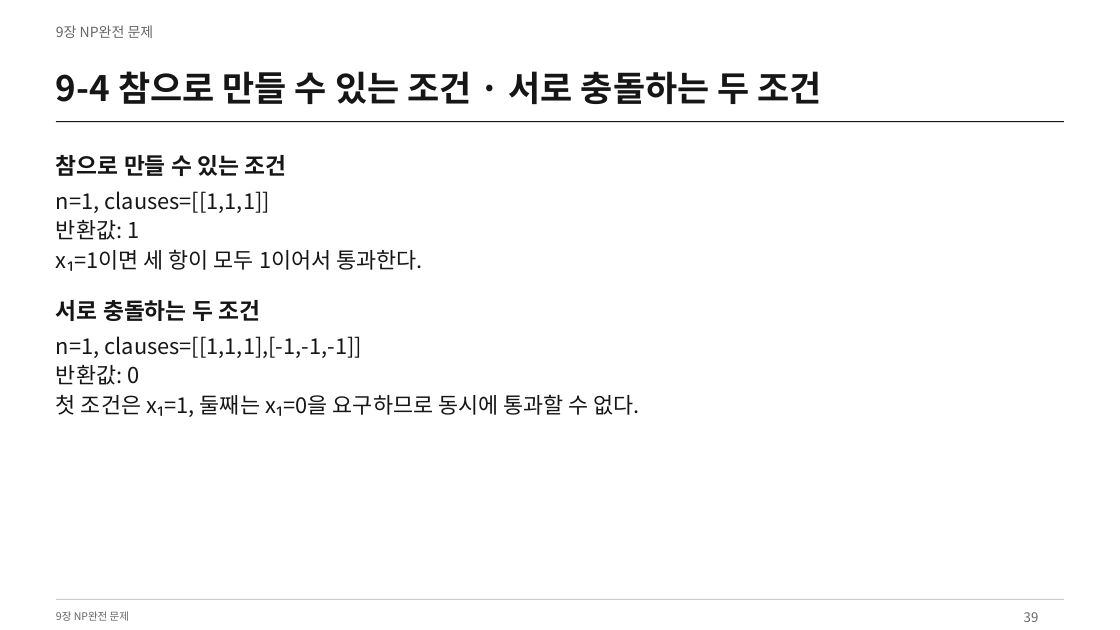
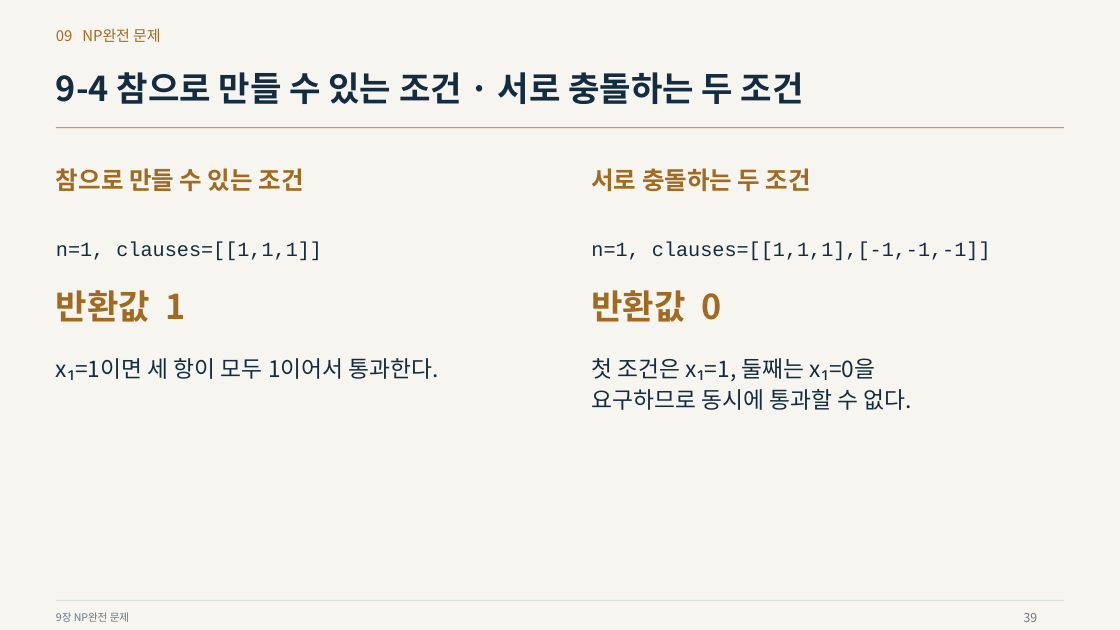
Before and after one commit to Sangdon-Park/Sangdon-Park.github.io, a slide deck: slide 39 of data/알고리즘/9장_NP완전_문제.pptx. Drawn at 1120x630 pixels with LibreOffice and Linux fonts; fonts in the diff are those of the drawing. Boxes give left, top, right and bottom in pixels: in the first picture for what was removed or moved away, otherwise in the second. Text is boxed around its words. In the diff, an @@ line names an element or a change of style, - is before the commit and + after.

Commit message:
style: redesign final lectures with visual examples and code emphasis

```diff
--- a/data/알고리즘/9장_NP완전_문제.pptx
+++ b/data/알고리즘/9장_NP완전_문제.pptx
@@ background #FFFFFF to #F7F5F0 @@
@@ text at [56,28,160,42]: text changed; size 12 to 12.8 pt; text colour #666666 to #A16A20 @@
-9장 NP완전 문제
+09 NP완전 문제
@@ text "9-4 참으로 만들 수 있는 ..." at [56,72,804,104]: size 30 to 29.2 pt, text colour #161616 to #142C40 @@
@@ line moved from (56, 122) - (1065, 122) to (56, 128) - (1065, 128) @@
@@ line (56, 128) - (1065, 128): stroke #161616 0.75 pt to #A16A20 0.75 pt @@
@@ text "참으로 만들 수 있는 조건": place and size @@
-text "참으로 만들 수 있는 조건" at [56,155,286,176]
+text "참으로 만들 수 있는 조건" at [56,168,303,191]
@@ text "참으로 만들 수 있는 조건" at [56,168,303,191]: size 19.5 to 21 pt, text colour #161616 to #A16A20 @@
@@ text "서로 충돌하는 두 조건" at [591,168,811,192]: size 19.5 to 21 pt, text colour #161616 to #A16A20 @@
@@ text "서로 충돌하는 두 조건": place and size @@
-text "서로 충돌하는 두 조건" at [56,300,260,321]
+text "서로 충돌하는 두 조건" at [591,168,811,192]
@@ text at [56,220,422,270]: paragraphs removed @@
-반환값: 1
-x₁=1이면 세 항이 모두 1이어서 통과한다.
@@ text "n=1, clauses=[[1,1,1]]": place and size @@
-text "n=1, clauses=[[1,1,1]]" at [56,191,422,270]
+text "n=1, clauses=[[1,1,1]]" at [56,242,322,261]
@@ text "n=1, clauses=[[1,1,1]]" at [56,242,322,261]: size 18.8 to 17.2 pt, font Noto Sans CJK KR to Courier New, text colour #161616 to #142C40 @@
@@ text added at [591,242,991,261], 17.2 pt, text #142C40 @@
+n=1, clauses=[[1,1,1],[-1,-1,-1]]
@@ text added at [56,290,186,322], 29.2 pt, text #A16A20, bold @@
+반환값 1
@@ text added at [591,290,721,322], 29.2 pt, text #A16A20, bold @@
+반환값 0
@@ text added at [148,358,439,379], 19.5 pt, text #142C40 @@
+x₁=1이면 세 항이 모두 1이어서 통과한다.
@@ text at [591,358,913,410]: text changed; size 18.8 to 19.5 pt; text colour #161616 to #142C40 @@
-n=1, clauses=[[1,1,1],[-1,-1,-1]]
-반환값: 0
-첫 조건은 x₁=1, 둘째는 x₁=0을 요구하므로 동시에 통과할 수 없다.
+첫 조건은 x₁=1, 둘째는 x₁=0을
+요구하므로 동시에 통과할 수 없다.
@@ text "9장 NP완전 문제" at [56,612,129,622]: text colour #666666 to #697983 @@
@@ line (56, 601) - (1065, 601): stroke #CDCDCD 0.75 pt to #CFD8D5 0.75 pt @@
@@ text "39" at [1024,613,1038,622]: size 11.2 to 10.5 pt, text colour #666666 to #697983 @@
```
Also in this commit, not shown: 49 other slides changed, 13 other files.
